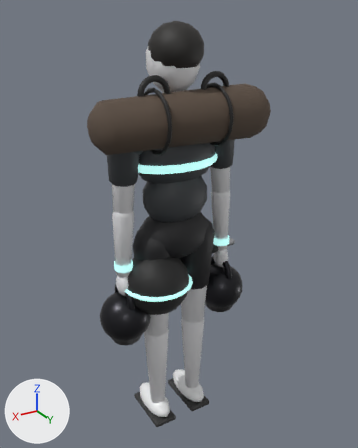
Before and after pictures for a commit that changed the glTF model media/hyrox/hyrox_runner.glb.
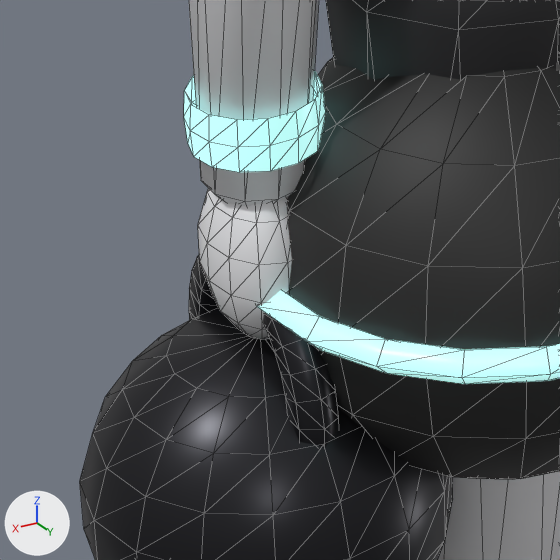
The first picture shows the older version from a camera (50 mm lens) standing at (0.898, 1.529, 1.669) and looking at (-0.023, -0.007, 0.901). The close-ups show the older and then the newer version on the part from 25% to 46% of the width and 56% to 73% of the height of that picture. Only the edits that show in the close-ups are written down. The lights are fixed; the arrows at lower left show +X, +Y and +Z. The close-ups show mesh edges as thin lines. Where no turn or scale is listed for an object, it has been applied to the vertices.

Names of what the first close-up shows: 'Prop_KB_L', 'Prop_WallBall', 'RunnerBody'.
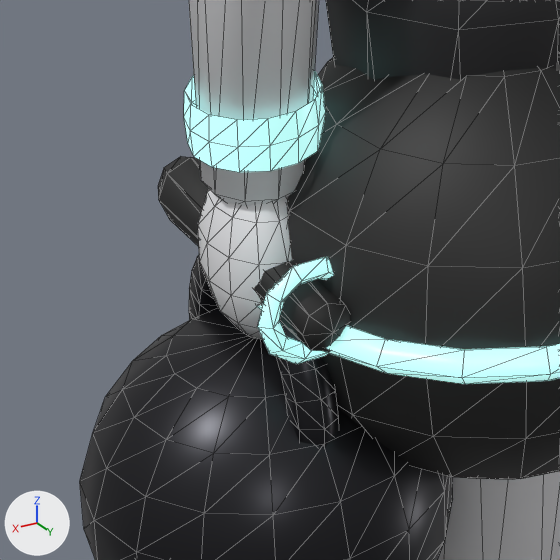
Patch to the scene script:
```diff
--- a/media/hyrox/hyrox_runner.glb.py
+++ b/media/hyrox/hyrox_runner.glb.py
@@ me_prop_skihandle_l @@
+me_prop_skihandle_l.from_pydata(...)  # 66 vertices, 128 faces; spans x -0.03..0.03, y -0.095..0.095, z -0.029..0.029
+# faces by material slot: [48, 80]
+me_prop_skihandle_l.materials.append(mat_rubber)  # black #212121
+me_prop_skihandle_l.materials.append(mat_teal)  # cyan #99cecb, glowing cyan #a7e0dd
@@ ob_prop_skihandle_l @@
+ob_prop_skihandle_l = bpy.data.objects.new('Prop_SkiHandle_L', me_prop_skihandle_l)
+ob_prop_skihandle_l.location = (0.227, -0.005, 0.708)
```

What differs and where, as boxes (x1, y1, x2, y2) in the close-ups (560 x 560 px):
'Prop_SkiHandle_L', added
    after: (158, 156, 350, 364)
    faces in mat_rubber (black #212121): (158, 156, 350, 352)
    faces in mat_teal (cyan #99cecb, glowing cyan #a7e0dd): (257, 257, 334, 364)
